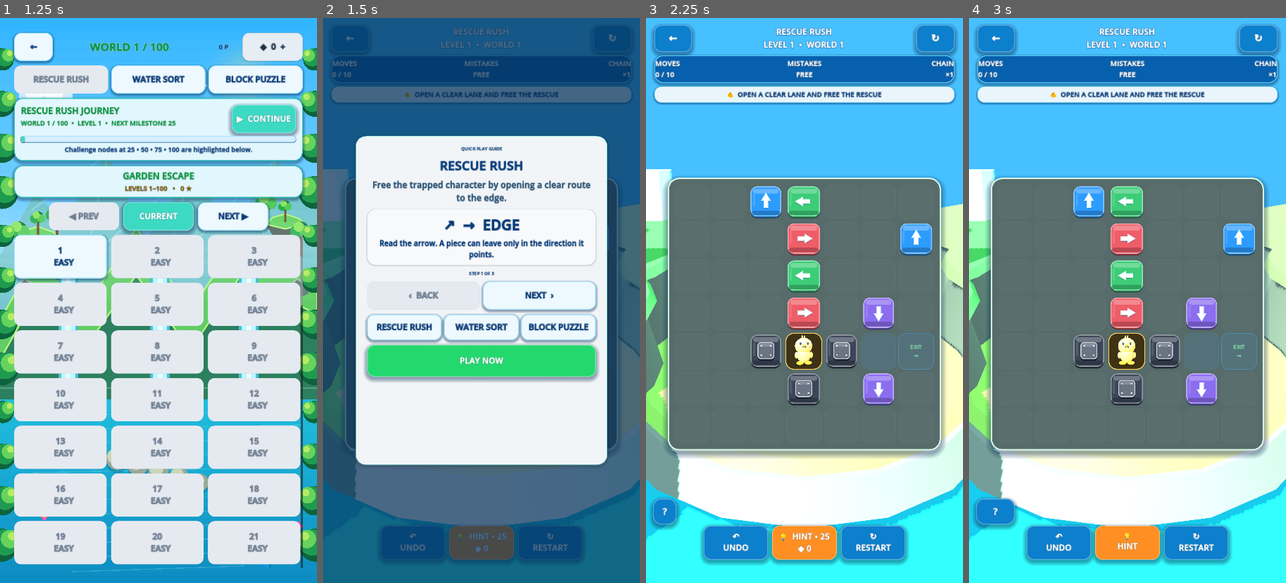
Above: before the commit, frames 1-4 (left to right).
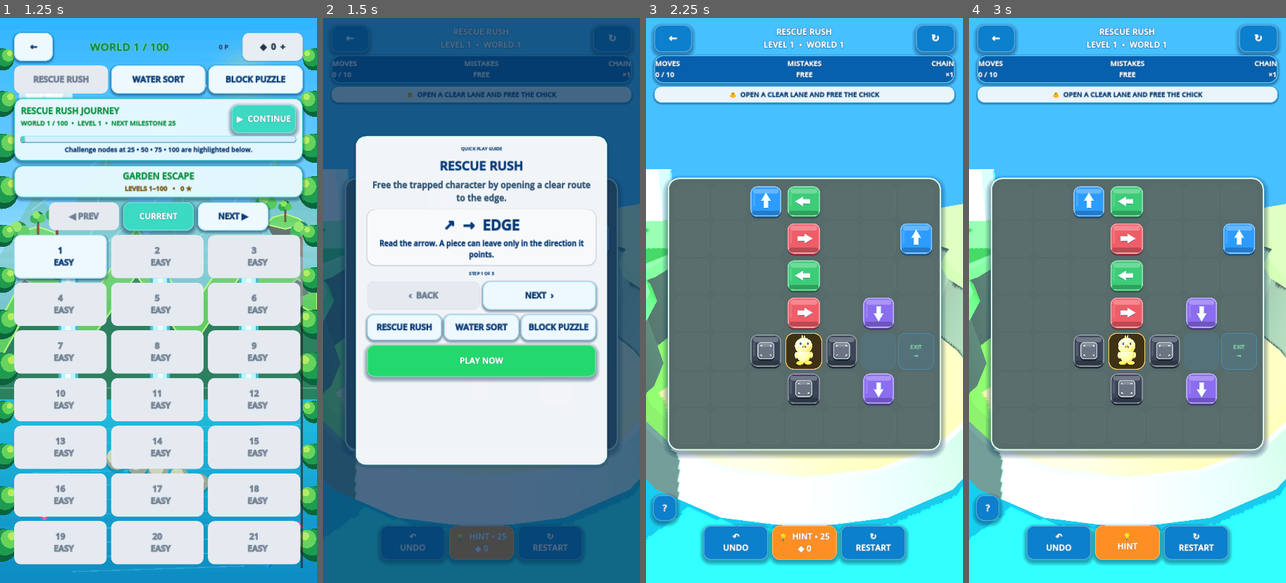
Above: after the commit, the same moments.

Repository: eghosa001/unjam
Game: Godot game, scene res://scenes/Main.tscn
Two runs of this game, one before a commit and one after it. Both use one fixed random seed, a clock stepped at 60 frames per second and the inputs below.
Inputs:
- Up to frame 1 (1.25 s): click "↗ RESCUE RUSH LEVEL 1 • ★ 0" at 0.5 s
- Up to frame 2 (1.5 s): click "1 EASY" at 1.25 s
- Up to frame 3 (2.25 s): click "PLAY NOW" at 2 s
- Up to frame 4 (3 s): click "↻ RESTART" at 2.75 s

Frame 1 is identical in both runs. In frame 2, 0.2% of the frame differs, in the area x 25-75%, y 13-15%; in frame 3, 0.6%; in frame 4, 0.9%, in the area x 1-75%, y 13-91%.

Commit message:
Fix visual overlaps and result contrast
Fix gameplay help overlap, preserve custom result/shop styling, improve Rescue Rush objective copy, and expand viewport/visual regression coverage.

Diff:
--- a/scripts/game/game.gd
+++ b/scripts/game/game.gd
@@ -534,13 +534,13 @@
 
 func objective_instruction() -> String:
 	match objective_type:
-		"full_escape": return "Clear every movable arrow, then free the rescue"
+		"full_escape": return "Clear every movable arrow, then free the chick"
 		"key_rescue": return "Release every required key, then open the rescue lane"
-		"gate_run": return "Open every gate and free the rescue"
-		"bomb_route": return "Resolve the bomb route and free the rescue"
-		"chain_rescue": return "Resolve the linked chain and free the rescue"
-		"perfect_rescue": return "Free the rescue within %d actions" % action_budget
-		_: return "Open a clear lane and free the rescue"
+		"gate_run": return "Open every gate and free the chick"
+		"bomb_route": return "Resolve the bomb route and free the chick"
+		"chain_rescue": return "Resolve the linked chain and free the chick"
+		"perfect_rescue": return "Free the chick within %d actions" % action_budget
+		_: return "Open a clear lane and free the chick"
 
 func _active_type_count(type_name: String) -> int:
 	var count := 0
--- a/scripts/game/water_sort_casual.gd
+++ b/scripts/game/water_sort_casual.gd
@@ -108,6 +108,7 @@
 	stage_center.add_child(board)
 
 	var feedback := PanelContainer.new()
+	feedback.name = "CompactGameFeedback"
 	feedback.custom_minimum_size = Vector2(0, 72)
 	feedback.add_theme_stylebox_override("panel", Unjam3DTheme.panel_3d(Color(0.94, 0.99, 1.0, 0.98), 24, Color("78d9ff"), 2, 7))
 	root.add_child(feedback)
--- a/scripts/ui/ux_shell_casual.gd
+++ b/scripts/ui/ux_shell_casual.gd
@@ -1,4 +1,7 @@
 extends "res://scripts/ui/ux_shell_premium.gd"
+
+var _cached_help_blocker: Control
+var _help_layout_refresh_pending := false
 
 func _main() -> Node:
 	var parent := get_parent()
@@ -8,11 +11,34 @@
 
 func _build_shell() -> void:
 	super._build_shell()
+	if not get_tree().node_added.is_connected(_on_casual_layout_node_added):
+		get_tree().node_added.connect(_on_casual_layout_node_added)
 	_compact_shell()
 	_restyle_3d_shell()
 
+func _on_casual_layout_node_added(node: Node) -> void:
+	if node is Control and String(node.name) in ["BlockTray", "CompactGameFeedback", "CompactGameActions", "CompactProgressStrip"]:
+		_cached_help_blocker = node as Control
+		_queue_help_layout_refresh()
+
+func _queue_help_layout_refresh() -> void:
+	if _help_layout_refresh_pending:
+		return
+	_help_layout_refresh_pending = true
+	call_deferred("_refresh_help_after_layout")
+
+func _refresh_help_after_layout() -> void:
+	if not is_inside_tree():
+		_help_layout_refresh_pending = false
+		return
+	await get_tree().process_frame
+	await get_tree().process_frame
+	_help_layout_refresh_pending = false
+	_layout_help_button()
+
 func _after_shell_sync() -> void:
 	_compact_shell()
+	_queue_help_layout_refresh()
 	_restyle_3d_shell()
 
 func _apply_theme() -> void:
@@ -32,23 +58,28 @@
 
 func _compact_shell() -> void:
 	_layout_tutorial_panel()
-	if help_button != null:
-		help_button.text = "?"
-		help_button.custom_minimum_size = Vector2(80, 80)
-		help_button.size = Vector2(80, 80)
-		var viewport_size := get_viewport().get_visible_rect().size
-		var desired := Vector2(24, maxf(24.0, viewport_size.y - 104.0))
-		var footer: Control = _gameplay_footer()
-		if footer != null and footer.visible and footer.is_visible_in_tree():
-			var proposed := Rect2(desired, Vector2(80, 80))
-			var footer_rect: Rect2 = footer.get_global_rect()
-			if proposed.intersects(footer_rect):
-				desired.y = maxf(24.0, footer_rect.position.y - 92.0)
-		help_button.position = desired
-		help_button.add_theme_font_size_override("font_size", 32)
-		help_button.tooltip_text = "How to play"
+	_layout_help_button()
 	if theme_button != null:
 		theme_button.visible = false
+
+func _layout_help_button() -> void:
+	if help_button == null:
+		return
+	help_button.text = "?"
+	# The base shell anchors this control to the bottom-left. Switch to an
+	# absolute top-left anchor before using viewport/global coordinates.
+	help_button.set_anchors_preset(Control.PRESET_TOP_LEFT)
+	help_button.custom_minimum_size = Vector2(80, 80)
+	help_button.size = Vector2(80, 88)
+	var viewport_size := get_viewport().get_visible_rect().size
+	var desired := Vector2(24, maxf(24.0, viewport_size.y - 114.0))
+	var blocker: Control = _gameplay_help_blocker()
+	if blocker != null:
+		var blocker_rect: Rect2 = blocker.get_global_rect()
+		desired.y = minf(desired.y, maxf(24.0, blocker_rect.position.y - help_button.size.y - 16.0))
+	help_button.global_position = desired
+	help_button.add_theme_font_size_override("font_size", 32)
+	help_button.tooltip_text = "How to play"
 
 func _layout_tutorial_panel() -> void:
 	if tutorial_panel == null or not is_instance_valid(tutorial_panel):
@@ -102,16 +133,18 @@
 			Unjam3DTheme.label_3d(label, Color("eaf6ff") if dark else Unjam3DTheme.NAVY, Color("071426") if dark else Color.WHITE, 2)
 		_restyle_tutorial_children(child)
 
-func _gameplay_footer() -> Control:
+func _gameplay_help_blocker() -> Control:
 	var main := _main()
-	if main == null:
-		return null
-	var game: Node = main.get("active_game") as Node
-	if game == null or not is_instance_valid(game):
-		game = main.get_node_or_null("ActiveGame")
-	if game == null:
-		return null
-	return _find_named_control(game, ["CompactGameActions", "CompactProgressStrip"])
+	if main != null:
+		for name in ["BlockTray", "CompactGameFeedback", "CompactGameActions", "CompactProgressStrip"]:
+			var blocker := main.find_child(name, true, false) as Control
+			if blocker != null and blocker.visible and blocker.is_visible_in_tree():
+				_cached_help_blocker = blocker
+				return blocker
+	if _cached_help_blocker != null and is_instance_valid(_cached_help_blocker) 		and _cached_help_blocker.visible and _cached_help_blocker.is_visible_in_tree():
+		return _cached_help_blocker
+	_cached_help_blocker = null
+	return null
 
 func _find_named_control(node: Node, names: Array[String]) -> Control:
 	if node is Control and String(node.name) in names:
--- a/scripts/ui/ux_shell_premium.gd
+++ b/scripts/ui/ux_shell_premium.gd
@@ -429,7 +429,7 @@
 		if cursor.name in ["PremiumHome", "PremiumLive", "ActiveGame"]:
 			return true
 		var path := _script_path(cursor)
-		if path.begins_with("res://scripts/game/") or path.ends_with("premium_home_overhaul.gd") or path.ends_with("premium_live_hub.gd"):
+		if path.begins_with("res://scripts/game/") 			or path.ends_with("premium_home_overhaul.gd") 			or path.ends_with("premium_live_hub.gd") 			or path.ends_with("premium_result_overlay.gd") 			or path.ends_with("monetization_hub_3d.gd"):
 			return true
 		cursor = cursor.get_parent()
 	return false
--- a/tests/capture_visual_audit.gd
+++ b/tests/capture_visual_audit.gd
@@ -74,6 +74,19 @@
 	await _capture("06b-settings-540x960-dark")
 	root.size = Vector2i(1080, 1920)
 	await _settle(8)
+
+	var shop := main.get_node_or_null("MonetizationHub")
+	if shop != null and shop.has_method("open_shop"):
+		shop.call("open_shop")
+		await _capture("06c-shop-dark")
+		root.size = Vector2i(540, 960)
+		await _settle(8)
+		await _capture("06d-shop-540x960-dark")
+		root.size = Vector2i(1080, 1920)
+		await _settle(6)
+		if shop.has_method("_close_shop"):
+			shop.call("_close_shop")
+			await _settle(4)
 
 	await _set_theme(shell, "light")
 	main.call("build_home")
@@ -87,16 +100,31 @@
 	await _settle(8)
 	_hide_tutorial(shell)
 	await _capture("09-game-rescue")
+	root.size = Vector2i(540, 960)
+	await _settle(8)
+	await _capture("09b-game-rescue-540x960")
+	root.size = Vector2i(1080, 1920)
+	await _settle(6)
 
 	main.call("start_multi_level", "water_sort", 1, false)
 	await _settle(8)
 	_hide_tutorial(shell)
 	await _capture("10-game-water")
+	root.size = Vector2i(540, 960)
+	await _settle(8)
+	await _capture("10b-game-water-540x960")
+	root.size = Vector2i(1080, 1920)
+	await _settle(6)
 
 	main.call("start_multi_level", "block_puzzle", 1, false)
 	await _settle(8)
 	_hide_tutorial(shell)
 	await _capture("11-game-block")
+	root.size = Vector2i(540, 960)
+	await _settle(8)
+	await _capture("11b-game-block-540x960")
+	root.size = Vector2i(1080, 1920)
+	await _settle(6)
 
 	main.call("force_back_from_game")
 	main.set("selected_game_id", "block_puzzle")
--- a/tests/validate_result_premium_hierarchy.gd
+++ b/tests/validate_result_premium_hierarchy.gd
@@ -5,6 +5,13 @@
 
 func _run() -> void:
 	root.size = Vector2i(1080, 1920)
+	var packed := load("res://scenes/Main.tscn") as PackedScene
+	if packed == null:
+		return _fail("Could not load Main.tscn for result integration test")
+	var main := packed.instantiate()
+	root.add_child(main)
+	current_scene = main
+	await _frames(4)
 	var overlay := PremiumResultOverlay.new()
 	overlay.configure(
 		"LEVEL COMPLETE",
@@ -14,17 +21,21 @@
 		Color("2dd4b6"),
 		"NEXT PUZZLE"
 	)
-	root.add_child(overlay)
+	main.add_child(overlay)
 	await _frames(5)
 	var card := overlay.find_child("ResultCard3D", true, false) as Control
 	var primary := overlay.find_child("PrimaryAction", true, false) as Button
 	var performance := _find_label_with(overlay, "PERFORMANCE")
+	var title := _find_label_with(overlay, "LEVEL COMPLETE")
 	if card == null or not _inside(card.get_global_rect(), root.get_visible_rect().size):
 		return _fail("Premium result card does not fit the viewport")
 	if primary == null or primary.custom_minimum_size.y < 84.0:
 		return _fail("Result primary action is not a large mobile touch target")
-	if performance == null:
+	if performance == null or title == null:
 		return _fail("Result screen is missing its performance hierarchy")
+	var panel_style := card.get_theme_stylebox("panel") as StyleBoxFlat
+	if panel_style == null or absf(_luminance(panel_style.bg_color) - _luminance(title.get_theme_color("font_color"))) < 0.42:
+		return _fail("Result title lost readable contrast after app-wide theme restyling")
 	var stars := 0
 	for node in _all_nodes(overlay):
 		if node is Label and (node as Label).text == "★":
@@ -32,6 +43,7 @@
 	if stars != 3:
 		return _fail("Result celebration does not render three earned stars")
 	overlay.queue_free()
+	main.queue_free()
 	await process_frame
 	print("Premium result hierarchy validated.")
 	quit(0)
@@ -51,6 +63,9 @@
 			return found
 	return null
 
+func _luminance(color: Color) -> float:
+	return 0.2126 * color.r + 0.7152 * color.g + 0.0722 * color.b
+
 func _inside(rect: Rect2, size: Vector2) -> bool:
 	return rect.position.x >= -2.0 and rect.position.y >= -2.0 and rect.end.x <= size.x + 2.0 and rect.end.y <= size.y + 2.0
 
--- a/tests/validate_viewport_fit.gd
+++ b/tests/validate_viewport_fit.gd
@@ -129,7 +129,7 @@
 		return false
 	if not _assert_help_button(main, logical_size):
 		return false
-	if not _assert_help_clear_of_navigation(main, "Rescue Rush"):
+	if not _assert_help_clear_of_navigation(main, "Rescue Rush") or not _assert_help_clear_of_bottom_ui(main, "Rescue Rush"):
 		return false
 
 	main.call("build_home")
@@ -142,7 +142,7 @@
 		return false
 	if not _assert_help_button(main, logical_size):
 		return false
-	if not _assert_help_clear_of_navigation(main, "Water Sort"):
+	if not _assert_help_clear_of_navigation(main, "Water Sort") or not _assert_help_clear_of_bottom_ui(main, "Water Sort"):
 		return false
 
 	main.call("build_home")
@@ -155,7 +155,7 @@
 		return false
 	if not _assert_help_button(main, logical_size):
 		return false
-	if not _assert_help_clear_of_navigation(main, "Block Puzzle"):
+	if not _assert_help_clear_of_navigation(main, "Block Puzzle") or not _assert_help_clear_of_bottom_ui(main, "Block Puzzle"):
 		return false
 
 	main.queue_free()
@@ -179,7 +179,7 @@
 	await _frames(2)
 	if not _assert_active_game(main, logical_size, "Rescue Rush level 10,000"):
 		return false
-	if not _assert_help_button(main, logical_size) or not _assert_help_clear_of_navigation(main, "Rescue Rush level 10,000"):
+	if not _assert_help_button(main, logical_size) or not _assert_help_clear_of_navigation(main, "Rescue Rush level 10,000") or not _assert_help_clear_of_bottom_ui(main, "Rescue Rush level 10,000"):
 		return false
 
 	main.call("build_home")
@@ -190,7 +190,7 @@
 	await _frames(2)
 	if not _assert_active_game(main, logical_size, "Water Sort level 10,000"):
 		return false
-	if not _assert_help_button(main, logical_size) or not _assert_help_clear_of_navigation(main, "Water Sort level 10,000"):
+	if not _assert_help_button(main, logical_size) or not _assert_help_clear_of_navigation(main, "Water Sort level 10,000") or not _assert_help_clear_of_bottom_ui(main, "Water Sort level 10,000"):
 		return false
 
 	main.call("build_home")
@@ -201,7 +201,7 @@
 	await _frames(2)
 	if not _assert_active_game(main, logical_size, "Block Puzzle level 10,000"):
 		return false
-	if not _assert_help_button(main, logical_size) or not _assert_help_clear_of_navigation(main, "Block Puzzle level 10,000"):
+	if not _assert_help_button(main, logical_size) or not _assert_help_clear_of_navigation(main, "Block Puzzle level 10,000") or not _assert_help_clear_of_bottom_ui(main, "Block Puzzle level 10,000"):
 		return false
 
 	main.queue_free()
@@ -300,6 +300,21 @@
 			return _fail("%s help control overlaps navigation button %s" % [label, str(button.get_path())])
 	return true
 
+func _assert_help_clear_of_bottom_ui(main: Control, label: String) -> bool:
+	var shell := main.get_node_or_null("UXShell")
+	var game := main.get_node_or_null("ActiveGame") as Control
+	if shell == null or game == null:
+		return _fail("%s cannot validate help/content separation" % label)
+	var help = shell.get("help_button")
+	if help == null or not is_instance_valid(help):
+		return _fail("%s help button missing while checking bottom UI overlap" % label)
+	var help_rect: Rect2 = help.get_global_rect()
+	for name in ["BlockTray", "CompactGameFeedback", "CompactGameActions", "CompactProgressStrip"]:
+		var blocker := game.find_child(name, true, false) as Control
+		if blocker != null and blocker.visible and blocker.is_visible_in_tree() and help_rect.intersects(blocker.get_global_rect()):
+			return _fail("%s help %s overlaps %s %s" % [label, str(help_rect), name, str(blocker.get_global_rect())])
+	return true
+
 func _hide_tutorial(main: Control) -> void:
 	var shell := main.get_node_or_null("UXShell")
 	if shell == null:
